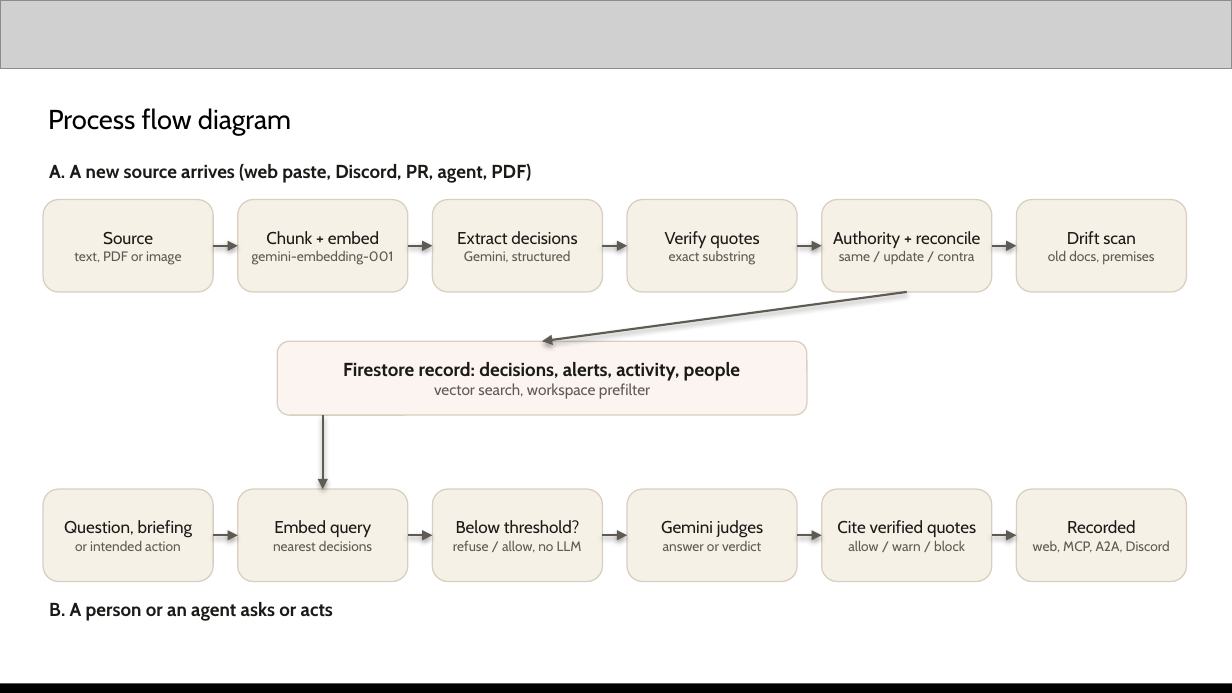
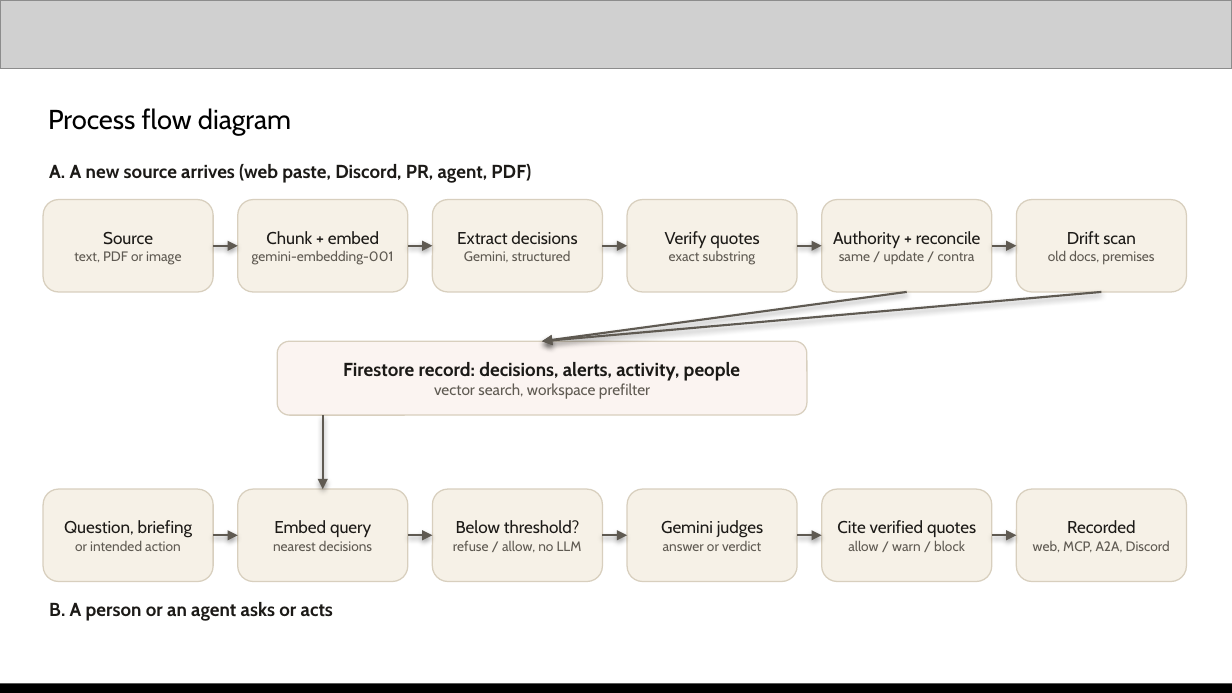
Before and after one commit to tejasnafde/canon, a slide deck: slide 5 of deck/canon-deck.pptx. Drawn at 1232x693 pixels with LibreOffice and Linux fonts; fonts in the diff are those of the drawing; grey boxes stand for pictures. Boxes give left, top, right and bottom in pixels: in the first picture for what was removed or moved away, otherwise in the second. Text is boxed around its words. In the diff, an @@ line names an element or a change of style, - is before the commit and + after.

```diff
--- a/deck/canon-deck.pptx
+++ b/deck/canon-deck.pptx
@@ arrow added from (1101, 292) to (542, 341), #5F5A52 1.25 pt @@
```
Also in this commit, not shown: 2 other slides changed, 3 other files.
